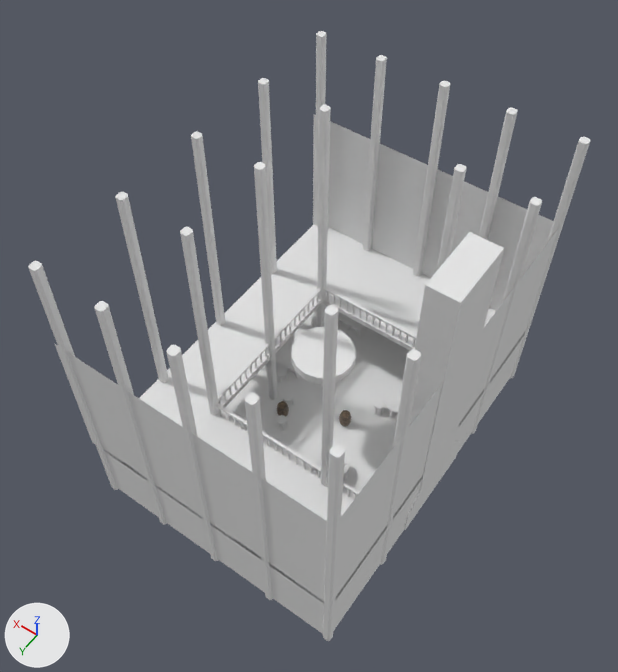
Before and after pictures for a commit that changed the Blender file Assets/Models/tavern_interior.blend.
The view is the same before and after, from a 50 mm lens placed at (-16.6, 27.3, 47.8), pointed at (0.6, 3.1, 9.8). Lighting does not change. The marker at lower left points along +X, +Y and +Z.

In view in the first picture: 'Cylinder', 'barrel', 'barrel.001', 'stool.004', 'stool.005', 'stool.012', 'stool.014', 'stool.017', 'stool.018', 'table_r.000', 'table_r.001', 'table_s.000', 'table_s.001', 'wall'.
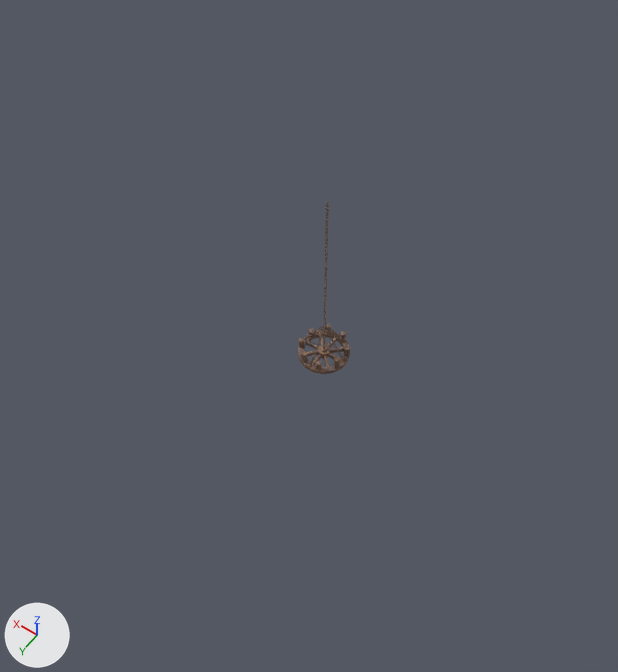
Where the change shows, as pixel boxes (x1, y1, x2, y2) in the pictures (618 x 672 px):
'wall', hidden
    before: (28, 31, 590, 641)
'Cylinder', reshaped, moved, turned, rescaled
    before: (291, 327, 355, 384)
    after: (298, 201, 350, 374)
'table_s.000', hidden
    before: (275, 338, 300, 380)
'table_r.001', hidden
    before: (383, 390, 401, 417)
'table_s.001', hidden
    before: (314, 305, 364, 336)
'barrel', hidden
    before: (339, 410, 351, 427)
'barrel.001', hidden
    before: (277, 401, 289, 417)
'stool.018', hidden
    before: (276, 415, 287, 430)
'stool.005', hidden
    before: (374, 400, 384, 414)
'stool.017', hidden
    before: (283, 393, 294, 405)
'stool.012', hidden
    before: (277, 368, 287, 383)
'table_r.000', hidden
    before: (343, 457, 349, 478)
'stool.014', hidden
    before: (311, 315, 317, 328)
'stool.004', hidden
    before: (392, 384, 402, 391)

The change, as a list of edits to the scene's bpy script:
```text
Add img_iron_jpg_001:
    img_iron_jpg_001 = load_image('iron.jpg.001', '../Textures/iron.jpg', 1024, 768, 'sRGB')
Add mat_iron_jpg_001:
    mat_iron_jpg_001 = principled_material('iron.jpg.001')
    mat_iron_jpg_001.texture = img_iron_jpg_001
Change me_cylinder:
    used by ob_cylinder; location = (0.02, 2.56, 7.84); scale = (1.88, 1.88, 0.298)
    remove me_cylinder.from_pydata(...)  # 34 vertices, 48 faces; spans x -1.0..1.0, y -1.0..1.0, z -1.0..1.0
    add me_cylinder.from_pydata(...)  # 12432 vertices, 12378 faces; spans x -3.11..8.33, y -10.4..1.05, z -17.48..0.82
    me_cylinder part 1: 34 vertices removed from x -1.0..1.0, y -1.0..1.0, z -1.0..1.0; 12432 vertices added at x -3.11..8.33, y -10.4..1.05, z -17.48..0.82
    add me_cylinder.materials.append(mat_iron_jpg_001)  # picture img_iron_jpg_001
Change ob_cylinder:
    ob_cylinder.location: (0.02, 2.56, 7.84) -> (-0.56, 1.26, 8.4)
    ob_cylinder.rotation_euler: (0.0, 0.0, 0.0) -> (-9.425, 0.0, 0.098)  # degrees (0, 0, 0) -> degrees (180, 0, 5.6)
    ob_cylinder.scale: (1.88, 1.88, 0.298) -> (0.263, 0.263, 0.658)
Change ob_table_r_000:
    add ob_table_r_000.hide_viewport = True
Change ob_table_s_001:
    add ob_table_s_001.hide_viewport = True
Change ob_table_s_000:
    add ob_table_s_000.hide_viewport = True
Change ob_barrel_001:
    add ob_barrel_001.hide_viewport = True
Change ob_stool_018:
    add ob_stool_018.hide_viewport = True
Change ob_stool_017:
    add ob_stool_017.hide_viewport = True
Change ob_stool_014:
    add ob_stool_014.hide_viewport = True
Change ob_stool_012:
    add ob_stool_012.hide_viewport = True
Change ob_table_r_001:
    add ob_table_r_001.hide_viewport = True
Change ob_stool_005:
    add ob_stool_005.hide_viewport = True
Change ob_stool_004:
    add ob_stool_004.hide_viewport = True
Change ob_barrel:
    add ob_barrel.hide_viewport = True
Change ob_wall:
    add ob_wall.hide_viewport = True
```
